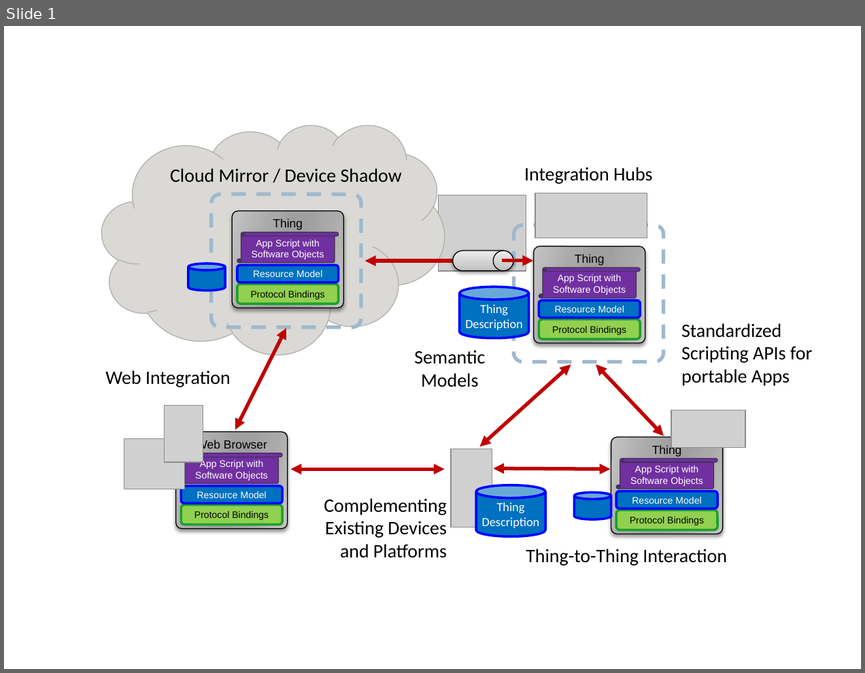
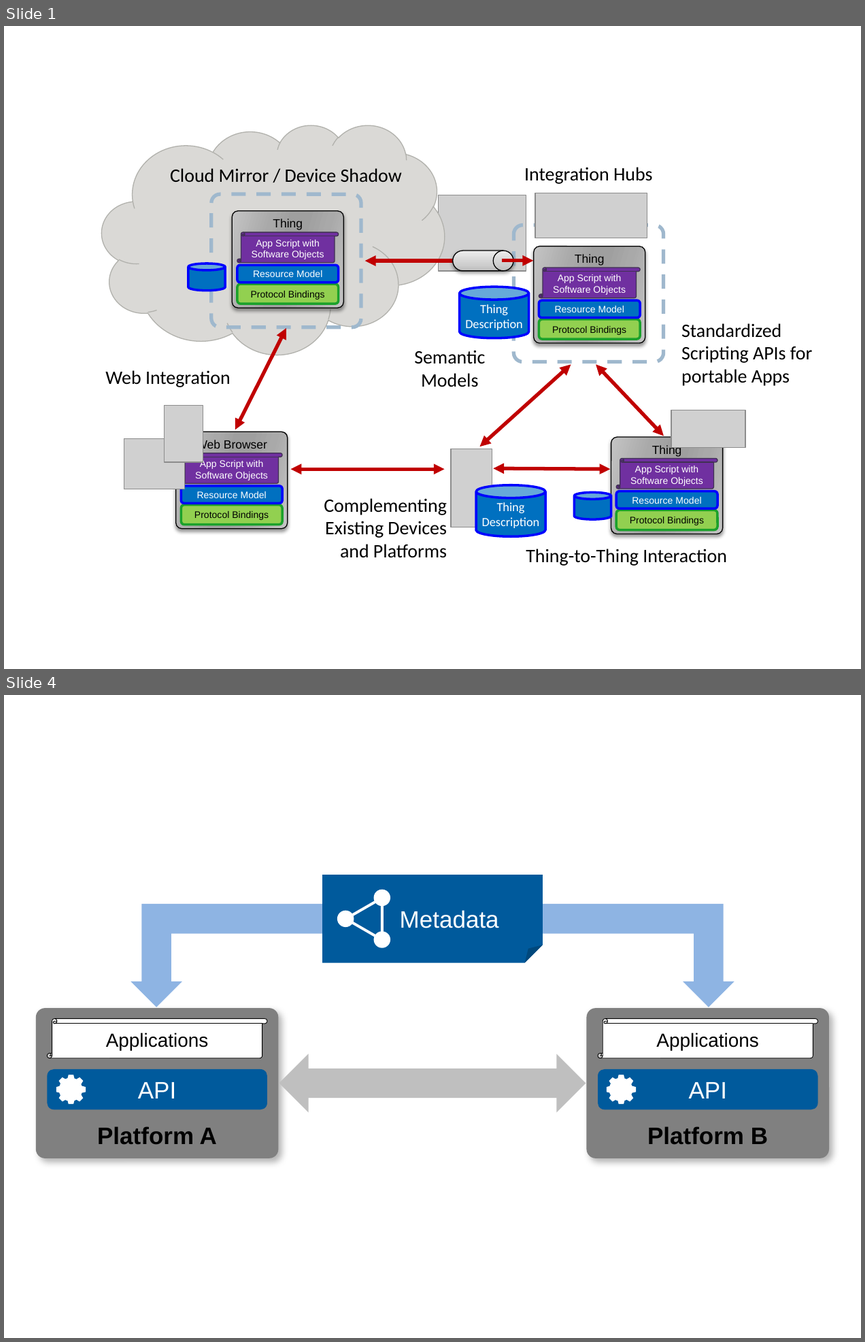
Before and after one commit to w3c/wot-charter-drafts, a slide deck: wot-wg-2016-figure.pptx. Shown one above the other, each under a label of ours: slide 1 before the commit, slides 1 and 4 after it; the slides between them are not shown. The pictures are 865x673 and 865x1342 pixels, drawn with LibreOffice and Linux fonts; fonts in the diff are those of the drawing; grey boxes stand for pictures. Boxes give left, top, right and bottom in pixels: in the first picture for what was removed or moved away, otherwise in the second. Text is boxed around its words. In the diff, an @@ line names an element or a change of style, - is before the commit and + after.

```diff
--- a/wot-wg-2016-figure.pptx
+++ b/wot-wg-2016-figure.pptx
@@ slide 4 added at <box>4,695,861,1338</box>, background #FFFFFF @@
@@ group added at <box>36,875,829,1157</box>: 4 rounded rectangles, 3 ellipses, 2 bent up arrows, 2 vertical scrolls, 2 freeform shapes, 1 folded corner, 1 left right arrow, 1 triangle @@
+Platform A
+API
+Applications
+Platform B
+API
+Applications
+Metadata
```
Also in this commit, not shown: 2 other slides added, 2 other files.
